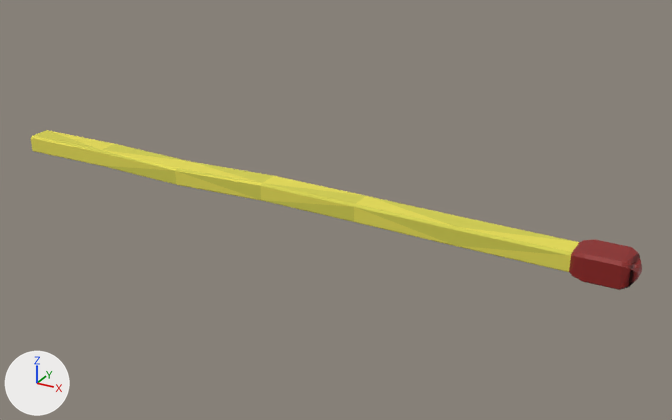
The FBX model Assets/GameAssets/Matchbox/match.fbx as it was, and as the next commit left it.
One viewpoint serves both versions: a camera (50 mm lens) standing at (0.279, -0.257, 0.127) and looking at (0.134, 0.006, -0.005). The axes (+X, +Y, +Z) are drawn at lower left. The lights are the same throughout.

In view in the first picture: 'match'.
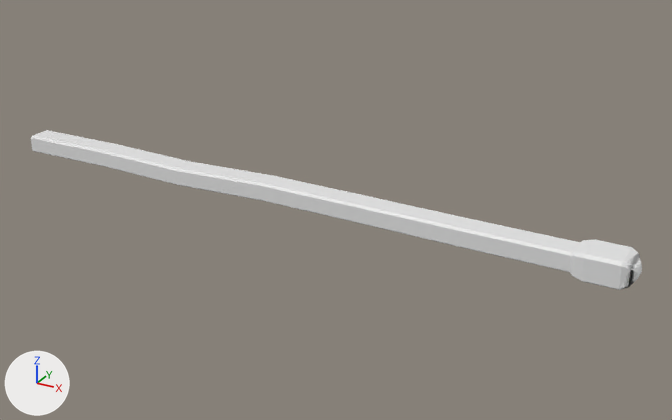
Pixel boxes (x1, y1, x2, y2) of what changed, in the pictures (672 x 420 px):
part 1 of me_cube_001, recoloured (yellow to white): (31, 130, 579, 272) in both
part 2 of me_cube_001, recoloured (yellow to white): (33, 130, 576, 268) in both
part 3 of me_cube_001, recoloured (red to white): (569, 240, 642, 290) in both

The change, as a list of edits to the scene's bpy script:
```text
Change me_cube_001:
    where me_cube_001.from_pydata(...)  # 105 vertices, 212 faces; spans x -0.001..0.24, y -0.007..0.007, z -0.005..0.005
    used by ob_match; location = (0.0, 0.0, 0.0)
    me_cube_001 part 1: all 47 faces that had it switch from mat_wood (yellow #e7de56) to no material
    me_cube_001 part 2: all 71 faces that had it switch from mat_wood2 (yellow #d4d050) to no material
    me_cube_001 part 3: all 94 faces that had it switch from mat_tip (red #8d201d) to no material
```
